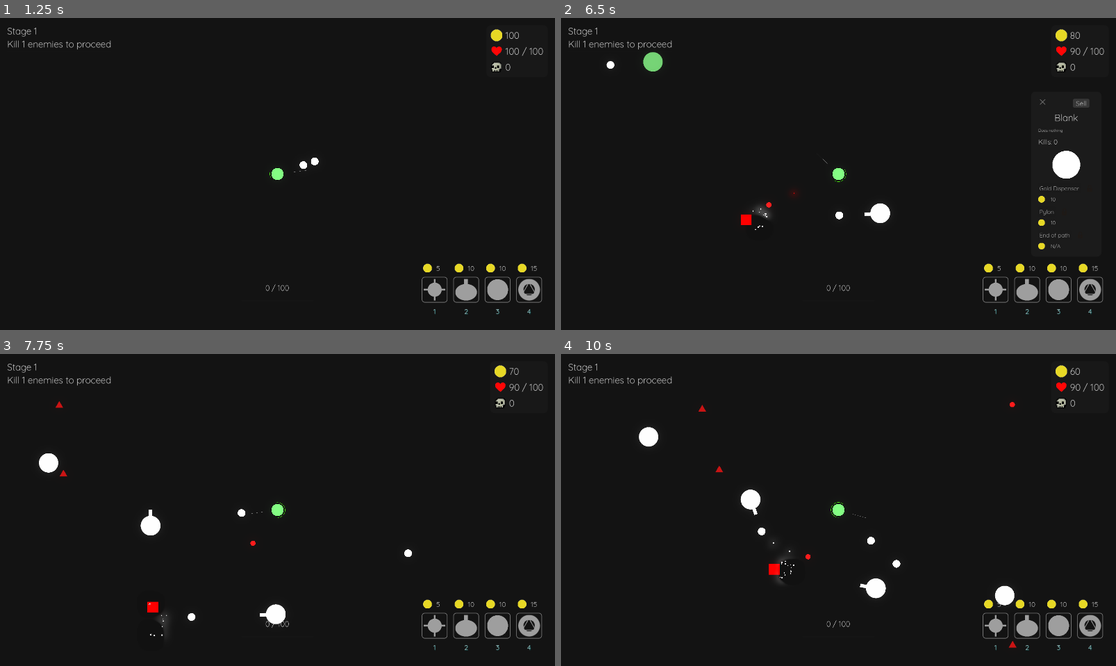
Above: before the commit, frames 1-4 (two rows, left to right).
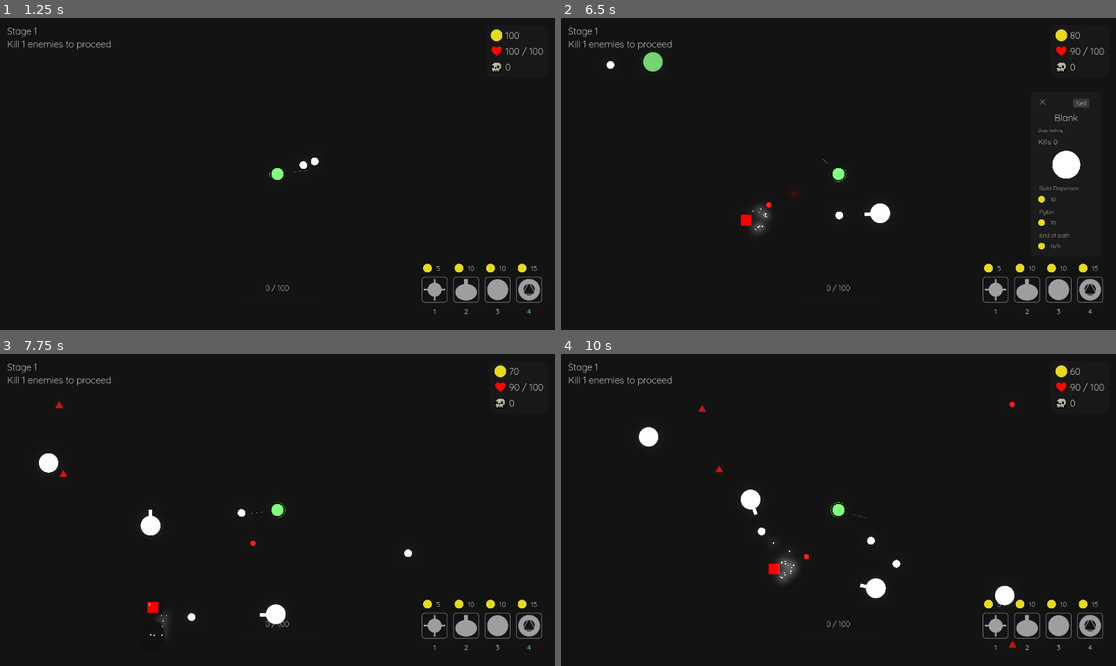
Above: after the commit, the same moments.

Repository: aiden10/towertide
Game: Godot game, scene res://Arena/arena.tscn
Same seed, same stepped clock (60 frames per second), same inputs: the game is played once before the commit and once after it.
Inputs (mouse positions are in pixels of both pictures, inside the frame that each line leads up to):
- Up to frame 1 (1.25 s): tap Enter at 0.5 s; move the mouse to (399, 158) at 0.52 s; press the mouse at (399, 158) at 0.53 s; hold D (right) from 0.53 s (still down)
- Up to frame 2 (6.5 s): move the mouse to (727, 189) at 1.27 s; release D (right) at 1.28 s; release the mouse at (727, 189) at 1.28 s; hold S (down) 1.28-2.03 s; click (727, 189) at 1.35 s; move the mouse to (894, 105) at 2.02 s; press the mouse at (894, 105) at 2.03 s; hold D (right) 2.03-2.78 s; tap one key every 0.75 s from 2.1 s: 1 (place_tower1) 2 (place_tower2) 4 (place_tower3) 3 (place_tower4); move the mouse to (810, 236) at 2.77 s; release the mouse at (810, 236) at 2.78 s; hold W (up) 2.78-3.53 s; click (810, 236) at 3.05 s; move the mouse to (810, 273) at 3.52 s; press the mouse at (810, 273) at 3.53 s; hold A (left) 3.53-5.03 s; move the mouse to (672, 127) at 4.27 s; release the mouse at (672, 127) at 4.28 s; click (672, 127) at 4.55 s; move the mouse to (710, 127) at 5.02 s; press the mouse at (710, 127) at 5.03 s; hold S (down) 5.03-5.78 s; move the mouse to (755, 96) at 5.77 s; release the mouse at (755, 96) at 5.78 s; hold D (right) from 5.78 s (still down); click (755, 96) at 5.85 s
- Up to frame 3 (7.75 s): move the mouse to (399, 494) at 6.52 s; release D (right) at 6.53 s; press the mouse at (399, 494) at 6.53 s; hold W (up) 6.53-7.28 s; tap 1 (place_tower1) at 6.6 s; move the mouse to (166, 525) at 7.27 s; release the mouse at (166, 525) at 7.28 s; hold D (right) from 7.28 s (still down); tap 2 (place_tower2) at 7.35 s; click (166, 525) at 7.55 s
- Up to frame 4 (10 s): move the mouse to (688, 525) at 8.02 s; release D (right) at 8.03 s; press the mouse at (688, 525) at 8.03 s; hold S (down) 8.03-8.78 s; tap 4 (place_tower3) at 8.1 s; move the mouse to (810, 572) at 8.77 s; release the mouse at (810, 572) at 8.78 s; hold A (left) 8.78-9.53 s; tap 3 (place_tower4) at 8.85 s; click (810, 572) at 9.05 s; move the mouse to (1005, 556) at 9.52 s; press the mouse at (1005, 556) at 9.53 s; hold W (up) from 9.53 s (still down)

Frame 1 is identical in both runs. In frame 2, 0.1% of the frame differs, in the area x 32-38%, y 59-70%; in frame 3, less than 0.1%; in frame 4, 0.2%, in the area x 25-82%, y 15-74%.

Commit message:
added shotgun enemy

Diff:
--- a/Arena/arena.gd
+++ b/Arena/arena.gd
@@ -46,6 +46,8 @@
 	var enemy_scenes = []
 	var enemy_scene
 	if not specific_enemy_scene:
+		if GameState.stage >= 3:
+			enemy_scenes.append_array(Scenes.stage_three_enemy_scenes)
 		if GameState.stage >= 2:
 			enemy_scenes.append_array(Scenes.stage_two_enemy_scenes)
 		if GameState.stage >= 1:
--- a/autoloads/constants/enemies.gd
+++ b/autoloads/constants/enemies.gd
@@ -67,6 +67,26 @@
 const TANKY_MIN_SPAWN_DIST = 850
 const TANKY_SPAWN_RADIUS = 1250
 
+const SHOTGUNNER_ENEMY_NAME = "Shotgunner"
+const SHOTGUNNER_SPEED = 100
+const SHOTGUNNER_FIRERATE_COOLDOWN = 2
+const SHOTGUNNER_PROJECTILE_SPEED = 450
+const SHOTGUNNER_DAMAGE = 15
+const SHOTGUNNER_BULLET_SIZE = 0.8
+const SHOTGUNNER_HEALTH = 100
+const SHOTGUNNER_MIN_DISTANCE_THRESHOLD = 500
+const SHOTGUNNER_MAX_DISTANCE_THRESHOLD = 800
+const SHOTGUNNER_GOLD_DROP_RANGE = 30
+const SHOTGUNNER_XP_DROP_RANGE = 50
+const SHOTGUNNER_GOLD_DROP_COUNT = 2
+const SHOTGUNNER_XP_DROP_COUNT = 5
+const SHOTGUNNER_ITEM_DROP_CHANCE = 0.01
+const SHOTGUNNER_ITEM_DROP_COUNT = 1
+const SHOTGUNNER_MIN_SPAWN_DIST = 850
+const SHOTGUNNER_SPAWN_RADIUS = 1250
+const SHOTGUNNER_SHOT_AMOUNT = 3
+
+const SHOTGUNNER_LIMIT: int = 5
 const SNIPER_LIMIT: int = 2
 const TANKY_LIMIT: int = 2
 const BASIC_SHOOTER_LIMIT: int = 5
@@ -74,5 +94,6 @@
 const ENEMY_LIMITS = {
 	TANKY_ENEMY_NAME: TANKY_LIMIT,
 	SNIPER_ENEMY_NAME: SNIPER_LIMIT,
-	BASIC_SHOOTER_ENEMY_NAME: BASIC_SHOOTER_LIMIT
+	BASIC_SHOOTER_ENEMY_NAME: BASIC_SHOOTER_LIMIT,
+	SHOTGUNNER_ENEMY_NAME: SHOTGUNNER_LIMIT
 }
--- a/autoloads/items.gd
+++ b/autoloads/items.gd
@@ -17,6 +17,12 @@
 const SWORD_PRICE: int = 5
 const SWORD_DAMAGE: float = 5
 
+const MAGNET_IMAGE_PATH: String = "res://sprites/items/shop_items/shop_item_template.png"
+const MAGNET_NAME: String = "Magnet"
+const MAGNET_DESCRIPTION: String = "Pulls xp and gold towards you"
+const MAGNET_PRICE: int = 5
+const MAGNET_ATTRACT_SPEED: int = 80
+
 ## Shop items
 const STEROIDS_IMAGE_PATH: String = "res://sprites/items/shop_items/shop_item_template.png"
 const STEROIDS_NAME: String = "Steroids"
@@ -28,6 +34,8 @@
 func _init() -> void:
 	unique_items[REGEN_NAME] = RegenPotion.new()
 	unique_items[SWORD_NAME] = Sword.new()
+	unique_items[MAGNET_NAME] = Magnet.new()
 	shop_items[STEROIDS_NAME] = Steroids.new()
+
 	for item in unique_items.values() + shop_items.values():
 		all_items[item.item_name] = item
--- a/autoloads/pickup_manager.gd
+++ b/autoloads/pickup_manager.gd
@@ -27,7 +27,7 @@
 	var gold = Scenes.gold_scene.instantiate()
 	gold.position = spawn_position
 	gold_pool.push_back(gold)
-	add_child(gold)
+	call_deferred("add_child", gold)
 
 func spawn_xp(spawn_position: Vector2) -> void:
 	if xp_pool.size() >= max_xp_pool_size:
@@ -38,4 +38,4 @@
 	var xp = Scenes.xp_scene.instantiate()
 	xp.position = spawn_position
 	xp_pool.push_back(xp)
-	add_child(xp)
+	call_deferred("add_child", xp)
--- a/autoloads/scenes.gd
+++ b/autoloads/scenes.gd
@@ -24,9 +24,14 @@
 ## Stage one enemies
 var basic_shooter_scene: PackedScene = preload("res://enemies/stage1/BasicEnemy.tscn")
 var weak_rusher_scene: PackedScene = preload("res://enemies/stage1/WeakRusher.tscn")
-var stage_one_enemy_scenes: Array[PackedScene] = [basic_shooter_scene, weak_rusher_scene]
 
 ## Stage two enemies
 var tanky_enemy_scene: PackedScene = preload("res://enemies/stage2/TankyEnemy.tscn")
 var sniper_enemy_scene: PackedScene = preload("res://enemies/stage2/SniperEnemy.tscn")
+
+## Stage three enemies
+var shotgun_enemy_scene: PackedScene = preload("res://enemies/stage3/ShotgunEnemy.tscn")
+
+var stage_one_enemy_scenes: Array[PackedScene] = [basic_shooter_scene, weak_rusher_scene]
 var stage_two_enemy_scenes: Array[PackedScene] = [tanky_enemy_scene, sniper_enemy_scene]
+var stage_three_enemy_scenes: Array[PackedScene] = [shotgun_enemy_scene]
--- a/enemies/stage2/TankyEnemy.tscn
+++ b/enemies/stage2/TankyEnemy.tscn
@@ -11,6 +11,7 @@
 size = Vector2(16.6667, 24.122)
 
 [node name="TankyEnemy" type="CharacterBody2D" groups=["Enemies"]]
+scale = Vector2(2, 2)
 script = ExtResource("1_3qrwe")
 
 [node name="CollisionShape2D" type="CollisionShape2D" parent="."]
@@ -43,21 +44,18 @@
 [node name="Hitbox" type="Area2D" parent="."]
 scale = Vector2(1.2, 1.2)
 
+[node name="CollisionShape2D3" type="CollisionShape2D" parent="Hitbox"]
+position = Vector2(-8.02691, 0.772418)
+rotation = 0.598648
+scale = Vector2(1.16667, 0.833333)
+shape = SubResource("RectangleShape2D_esxsp")
+
+[node name="CollisionShape2D2" type="CollisionShape2D" parent="Hitbox"]
+position = Vector2(14.9492, 5)
+rotation = 1.5708
+scale = Vector2(0.833333, 0.833333)
+shape = SubResource("RectangleShape2D_esxsp")
+
 [node name="CollisionShape2D" type="CollisionShape2D" parent="Hitbox"]
 position = Vector2(5.83333, -15.8333)
 shape = SubResource("RectangleShape2D_esxsp")
-
-[node name="Hitbox2" type="Area2D" parent="."]
-
-[node name="CollisionShape2D" type="CollisionShape2D" parent="Hitbox2"]
-position = Vector2(17.939, 6)
-rotation = 1.5708
-shape = SubResource("RectangleShape2D_esxsp")
-
-[node name="Hitbox3" type="Area2D" parent="."]
-
-[node name="CollisionShape2D" type="CollisionShape2D" parent="Hitbox3"]
-position = Vector2(-9.63229, 0.926902)
-rotation = 0.598648
-scale = Vector2(1.4, 1)
-shape = SubResource("RectangleShape2D_esxsp")
--- a/enemies/stage2/sniper_enemy.gd
+++ b/enemies/stage2/sniper_enemy.gd
@@ -2,7 +2,6 @@
 
 @onready var state_machine: Node = $StateMachine
 @onready var aim_laser: Line2D = $AimLaser
-var player
 var current_state: String
 
 func _init() -> void:
@@ -25,13 +24,12 @@
 
 func _ready() -> void:
 	state_machine.state_changed.connect(func(state_name): current_state = state_name)
-	player = get_tree().get_first_node_in_group("Player")
 
 func _process(_delta: float) -> void:
 	if current_state == "attack":
 		aim_laser.clear_points()
 		aim_laser.visible = true
 		aim_laser.add_point(Vector2.ZERO)
-		aim_laser.add_point(to_local(player.global_position))
+		aim_laser.add_point(to_local(GameState.player_position))
 	else:
 		aim_laser.visible = false
--- a/enemies/stage2/tanky_enemy.gd
+++ b/enemies/stage2/tanky_enemy.gd
@@ -1,8 +1,4 @@
 extends Enemy
-
-@onready var hitbox1: Area2D = $Hitbox
-@onready var hitbox2: Area2D = $Hitbox2
-@onready var hitbox3: Area2D = $Hitbox3
 
 func _init() -> void:
 	health = Enemies.TANKY_HEALTH
@@ -17,15 +13,3 @@
 	spawn_radius = Enemies.TANKY_SPAWN_RADIUS
 	item_drop_chance = Enemies.TANKY_ITEM_DROP_CHANCE
 	item_drop_count = Enemies.TANKY_ITEM_DROP_COUNT
-
-func _ready() -> void:
-	hitbox1.area_entered.connect(_on_area_entered)
-	hitbox2.area_entered.connect(_on_area_entered)
-	hitbox3.area_entered.connect(_on_area_entered)
-
-func _on_area_entered(area: Area2D) -> void:
-	var parent = area.get_parent()
-	if parent.is_in_group("Player"):
-		Utils.spawn_hit_effect(Color(255, 0, 0, 50), position, damage)
-		parent.take_damage(damage)
-		queue_free()
--- /dev/null
+++ b/enemies/stage3/ShotgunEnemy.tscn
@@ -0,0 +1,50 @@
+[gd_scene load_steps=8 format=3 uid="uid://b7mxm0t0ik2r1"]
+
+[ext_resource type="Script" path="res://enemies/stage3/shotgun_enemy.gd" id="1_02bby"]
+[ext_resource type="Texture2D" uid="uid://6cqwjw36pqwr" path="res://sprites/enemies/red.png" id="1_54wk1"]
+[ext_resource type="Script" path="res://entities/state_machine.gd" id="2_7kknk"]
+[ext_resource type="Script" path="res://entities/enemy/enemy_states/attack_state.gd" id="3_67pu1"]
+[ext_resource type="Script" path="res://entities/enemy/enemy_states/follow_state.gd" id="4_7562i"]
+
+[sub_resource type="RectangleShape2D" id="RectangleShape2D_ftu3e"]
+
+[sub_resource type="RectangleShape2D" id="RectangleShape2D_11ao1"]
+
+[node name="ShotgunEnemy" type="CharacterBody2D" groups=["Enemies"]]
+scale = Vector2(0.7, 0.7)
+script = ExtResource("1_02bby")
+
+[node name="CollisionShape2D" type="CollisionShape2D" parent="."]
+shape = SubResource("RectangleShape2D_ftu3e")
+
+[node name="Sprite" type="Sprite2D" parent="."]
+position = Vector2(0, 9.53674e-07)
+scale = Vector2(0.5, 0.5)
+texture = ExtResource("1_54wk1")
+
+[node name="Sprite2" type="Sprite2D" parent="."]
+position = Vector2(95, 0)
+rotation = 1.5708
+scale = Vector2(0.2, 0.475)
+texture = ExtResource("1_54wk1")
+
+[node name="StateMachine" type="Node" parent="." node_paths=PackedStringArray("initial_state") groups=["Enemies"]]
+script = ExtResource("2_7kknk")
+initial_state = NodePath("Follow")
+
+[node name="Attack" type="Node" parent="StateMachine"]
+script = ExtResource("3_67pu1")
+
+[node name="Follow" type="Node" parent="StateMachine"]
+script = ExtResource("4_7562i")
+
+[node name="Hitbox" type="Area2D" parent="."]
+
+[node name="CollisionShape2D" type="CollisionShape2D" parent="Hitbox"]
+scale = Vector2(5, 5)
+shape = SubResource("RectangleShape2D_11ao1")
+
+[node name="CollisionShape2D2" type="CollisionShape2D" parent="Hitbox"]
+position = Vector2(100, 0)
+scale = Vector2(5, 2.53)
+shape = SubResource("RectangleShape2D_11ao1")
--- /dev/null
+++ b/enemies/stage3/shotgun_enemy.gd
@@ -0,0 +1,23 @@
+extends Enemy
+
+func _init() -> void:
+	health = Enemies.SHOTGUNNER_HEALTH
+	damage = Enemies.SHOTGUNNER_DAMAGE
+	speed = Enemies.SHOTGUNNER_SPEED
+	projectile_speed = Enemies.SHOTGUNNER_PROJECTILE_SPEED
+	firerate_cooldown = Enemies.SHOTGUNNER_FIRERATE_COOLDOWN
+	enemy_name = Enemies.SHOTGUNNER_ENEMY_NAME
+	distance_threshold = randi_range(Enemies.SHOTGUNNER_MIN_DISTANCE_THRESHOLD, Enemies.SHOTGUNNER_MAX_DISTANCE_THRESHOLD)
+	gold_drop_range = Enemies.SHOTGUNNER_GOLD_DROP_RANGE
+	xp_drop_range = Enemies.SHOTGUNNER_XP_DROP_RANGE
+	gold_drop_count = Enemies.SHOTGUNNER_GOLD_DROP_COUNT
+	xp_drop_count = Enemies.SHOTGUNNER_XP_DROP_COUNT
+	bullet_scale = Enemies.SHOTGUNNER_BULLET_SIZE
+	spawn_radius = Enemies.SHOTGUNNER_SPAWN_RADIUS
+	min_spawn_dist = Enemies.SHOTGUNNER_MIN_SPAWN_DIST
+	item_drop_chance = Enemies.SHOTGUNNER_ITEM_DROP_CHANCE
+	item_drop_count = Enemies.SHOTGUNNER_ITEM_DROP_COUNT
+	shot_count = Enemies.SHOTGUNNER_SHOT_AMOUNT
+
+func _process(delta: float) -> void:
+	look_at(GameState.player_position)
--- a/entities/enemy/enemy.gd
+++ b/entities/enemy/enemy.gd
@@ -13,24 +13,29 @@
 var item_drop_chance: float = 0
 var min_spawn_dist: float
 var spawn_radius: float
+var shot_count: int = 1
 
 func reset_modulation() -> void:
-	$Sprite.modulate = Color8(255, 255, 255, 255)
+	for child in get_children():
+		if child is Sprite2D:
+			child.modulate = Color8(255, 255, 255, 255)
 
 func take_damage(damage_taken: float, shooter: Node, knockback_direction: Vector2 = Vector2.ZERO) -> void:
 	EventBus.enemy_hit.emit()
 	health -= damage_taken
-	var tween = create_tween()
-	tween.tween_property($Sprite, "modulate", Color8(255, 255, 255, 100), 0.1)
+	for child in get_children():
+		if child is Sprite2D:
+			var tween = create_tween()
+			tween.tween_property(child, "modulate", Color8(255, 255, 255, 100), 0.1)
+			tween.tween_callback(reset_modulation)
+
 	if health <= 0:
 		if not died:
-			tween.finished.connect(on_death)
 			EventBus.enemy_dead.emit()
 			if shooter is Tower:
 				shooter.killed_enemy.emit()
 			died = true
-	else:
-		tween.tween_callback(reset_modulation)
+			on_death()
 
 	if knockback_direction != Vector2.ZERO:
 		knockback_velocity = knockback_direction * PlayerState.knockback
--- a/entities/enemy/enemy_states/attack_state.gd
+++ b/entities/enemy/enemy_states/attack_state.gd
@@ -2,14 +2,13 @@
 
 var firerate = 0
 var can_shoot
-var player
+var shot_offset = 0
 
 func enter() -> void:
 	can_shoot = true
-	player = get_tree().get_first_node_in_group("Player")
 
 func update(delta: float):
-	var direction = player.global_position - enemy.global_position
+	var direction = GameState.player_position - enemy.global_position
 	if direction.length() > enemy.distance_threshold:
 		transitioned.emit(self, "follow")
 		return
@@ -18,15 +17,25 @@
 		firerate -= delta
 
 	if firerate <= 0:
-		can_shoot = true
 		firerate = enemy.firerate_cooldown
-		shoot(player.position)
+		# Calculate a symmetric offset for each shot
+		var shot_count = enemy.shot_count
+		# Define the angle step (adjust as needed)
+		var angle_step = 30
+		# For odd shot counts, the middle shot is index floor(shot_count/2)
+		var middle_index = shot_count / 2
+		for i in range(shot_count):
+			# Calculate offset: middle shot gets 0, others are symmetric.
+			var offset = (i - middle_index) * angle_step
+			shoot(GameState.player_position, offset)
+		can_shoot = false
 
-func shoot(player_position: Vector2):
-	if can_shoot:
-		EventBus.enemy_shot.emit()
-		var bullet = Scenes.enemy_projectile_scene.instantiate()
-		bullet.position = enemy.position
-		bullet.start(player_position, enemy.projectile_speed, enemy.damage, get_parent(), enemy.bullet_scale)
-		can_shoot = false
-		EventBus.arena_spawn.emit(bullet)
+func shoot(player_position: Vector2, offset: int):
+	var direction = (player_position - enemy.global_position).normalized()
+	var angle_offset = deg_to_rad(offset)
+	var rotated_direction = direction.rotated(angle_offset)
+	EventBus.enemy_shot.emit()
+	var bullet = Scenes.enemy_projectile_scene.instantiate()
+	bullet.position = enemy.position
+	bullet.start(enemy.position + rotated_direction * 10, enemy.projectile_speed, enemy.damage, get_parent(), enemy.bullet_scale)
+	EventBus.arena_spawn.emit(bullet)
--- a/entities/enemy/enemy_states/follow_state.gd
+++ b/entities/enemy/enemy_states/follow_state.gd
@@ -1,13 +1,8 @@
 extends State
-
-var player
-
-func _ready():
-	player = get_tree().get_first_node_in_group("Player")
 
 func physics_update(_delta: float):
 
-	var direction = player.global_position - enemy.global_position
+	var direction = GameState.player_position - enemy.global_position
 
 	if direction.length() > enemy.distance_threshold:
 		enemy.velocity = direction.normalized() * enemy.speed
--- a/entities/enemy/enemy_states/rush_state.gd
+++ b/entities/enemy/enemy_states/rush_state.gd
@@ -1,10 +1,5 @@
 extends State
 
-var player
-
-func _ready():
-	player = get_tree().get_first_node_in_group("Player")
-
 func physics_update(_delta: float):
-	var direction = player.global_position - enemy.global_position
+	var direction =GameState.player_position - enemy.global_position
 	enemy.velocity = direction.normalized() * enemy.speed
--- /dev/null
+++ b/items/magnet/magnet.gd
@@ -0,0 +1,19 @@
+extends Item
+
+class_name Magnet
+
+func _init() -> void:
+	item_name = Items.MAGNET_NAME
+	description = Items.MAGNET_DESCRIPTION
+	price = Items.MAGNET_PRICE
+	image_path = Items.MAGNET_IMAGE_PATH
+	image = load(image_path)
+
+func on_aquire() -> void:
+	EventBus._item_aquired.emit()
+
+func use(_delta: float) -> void:
+	for pickup in PickupManager.gold_pool + PickupManager.xp_pool:
+		if is_instance_valid(pickup):
+			var direction = (GameState.player_position - pickup.position).normalized()
+			pickup.position += direction * Items.MAGNET_ATTRACT_SPEED * _delta
--- a/pickups/item/item_pickup.gd
+++ b/pickups/item/item_pickup.gd
@@ -23,3 +23,4 @@
 	PlayerState.player_items.append(item)
 	PlayerState.item_counts[item.item_name] = PlayerState.item_counts.get(item.item_name, 0) + 1
 	item.on_aquire()
+	queue_free()
--- a/project.godot
+++ b/project.godot
@@ -18,14 +18,14 @@
 [autoload]
 
 EventBus="*res://autoloads/event_bus.gd"
+Scenes="*res://autoloads/scenes.gd"
 EnemyConstants="*res://entities/enemy/enemy_constants.gd"
 GameConstants="*res://autoloads/constants/game_constants.gd"
 PlayerConstants="*res://autoloads/constants/player_constants.gd"
 GameState="*res://states/game_state.gd"
+Items="*res://autoloads/items.gd"
 PlayerState="*res://states/player_state.gd"
 Utils="*res://autoloads/utils.gd"
-Scenes="*res://autoloads/scenes.gd"
-Items="*res://autoloads/items.gd"
 Towers="*res://autoloads/constants/towers.gd"
 SoundManager="*res://autoloads/sound_manager.gd"
 TowerManager="*res://autoloads/tower_manager.gd"
Not shown, changed: notes.txt
Not shown, changed: todo.txt
